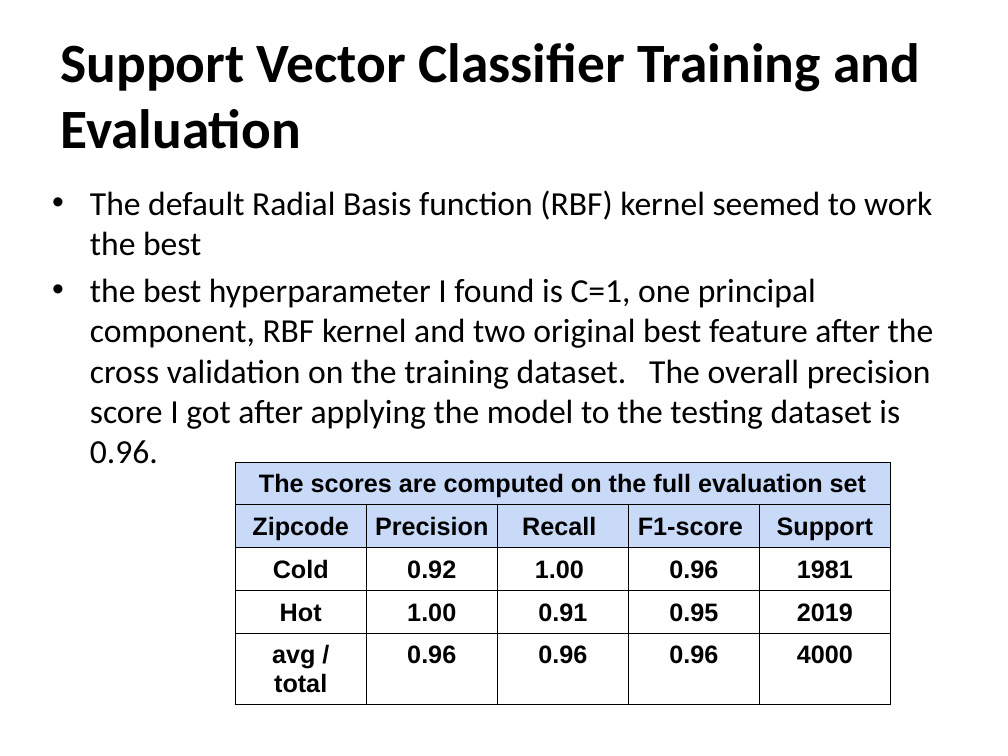
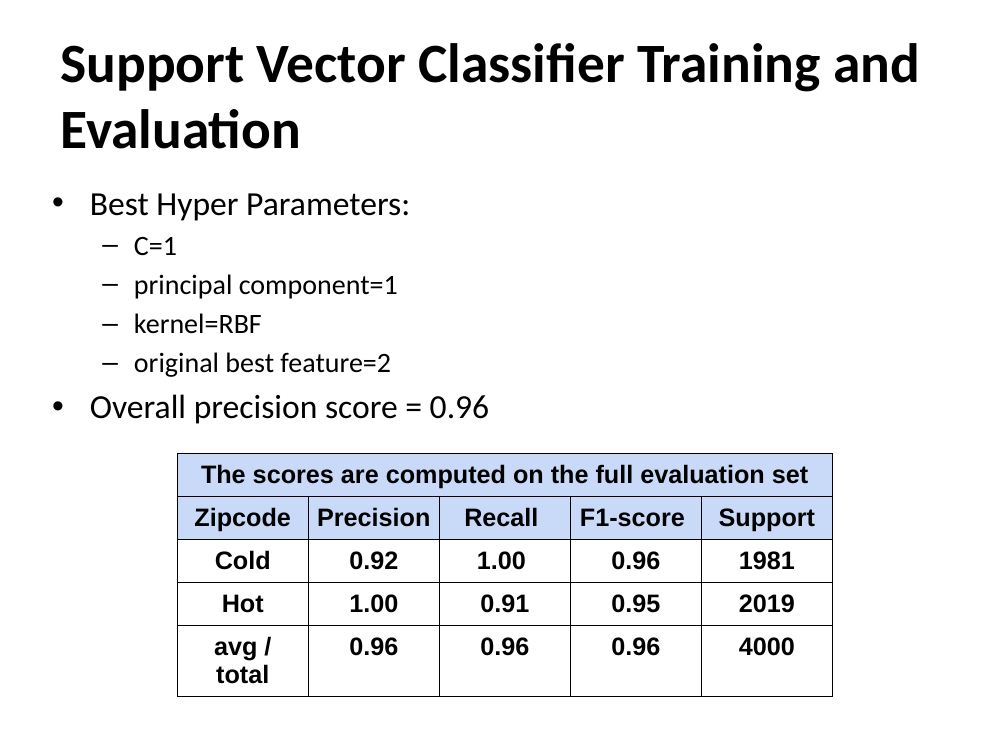
Before and after one commit to wlau0721/sliderule, a slide deck: slide 17 of CapstoneProject/CapstoneFinalReportPresentation-RentalInvestmentAnalysis.pptx (slide 16 before the commit). Drawn at 1008x756 pixels with LibreOffice and Linux fonts; fonts in the diff are those of the drawing. Boxes give left, top, right and bottom in pixels: in the first picture for what was removed or moved away, otherwise in the second. Text is boxed around its words. In the diff, an @@ line names an element or a change of style, - is before the commit and + after.

Commit message:
final revision after final call

```diff
--- a/CapstoneProject/CapstoneFinalReportPresentation-RentalInvestmentAnalysis.pptx
+++ b/CapstoneProject/CapstoneFinalReportPresentation-RentalInvestmentAnalysis.pptx
@@ text at box(90, 193, 489, 424): text changed; size 24 to 20 pt @@
-• The default Radial Basis function (RBF) kernel seemed to work the best
-• the best hyperparameter I found is C=1, one principal component, RBF kernel and two original best feature after the cross validation on the training dataset. The overall precision score I got after applying the model to the testing dataset is 0.96.
+• Best Hyper Parameters:
+  – C=1
+  – principal component=1
+  – kernel=RBF
+  – original best feature=2
+• Overall precision score = 0.96
@@ table: place and size @@
-table at box(235, 462, 890, 717)
+table at box(177, 454, 833, 709)
```
Also in this commit, not shown: 12 other slides changed, 2 slides added, 2 other files.
